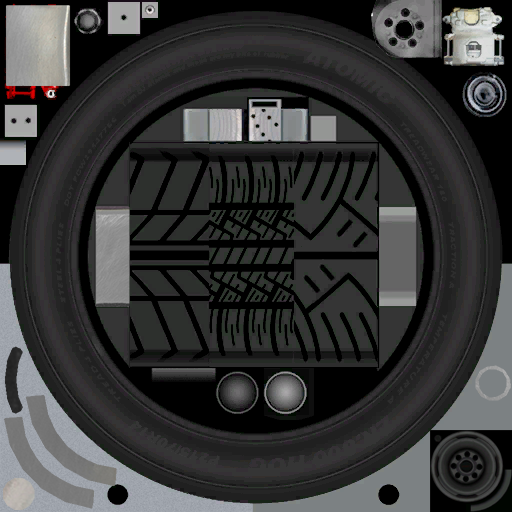
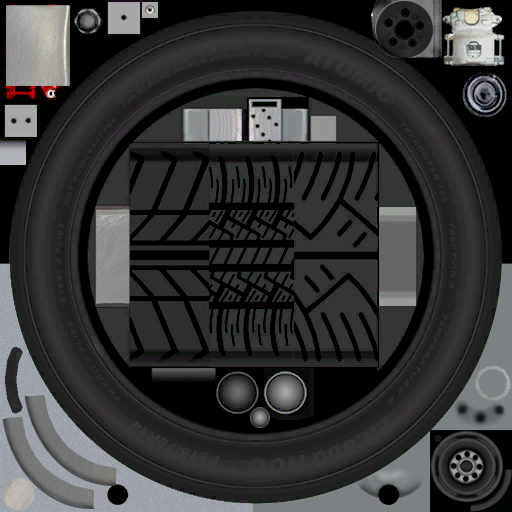
Layer changes from the first 512px x 512px image to the second:
added group "CAPRICE_COVER" with 3 layers in group "CHEVROLET CAPRICE" over box(2, 1, 507, 509)
added layer "CAPRICE COVER_2" in group "CAPRICE_COVER" over box(2, 396, 116, 509)
moved "CAPRICE COVER" into group "CAPRICE_COVER" over box(3, 5, 507, 509)
added layer "Wheel_Caprice1" in group "CAPRICE_COVER" over box(2, 1, 507, 509)
added group "CAPRICE_LUX" with 1 layers in group "CHEVROLET CAPRICE" over box(10, 13, 499, 504)
showed "CAPRICE CLASSICAL", moved it into group "CAPRICE_LUX" over box(10, 13, 499, 504)
